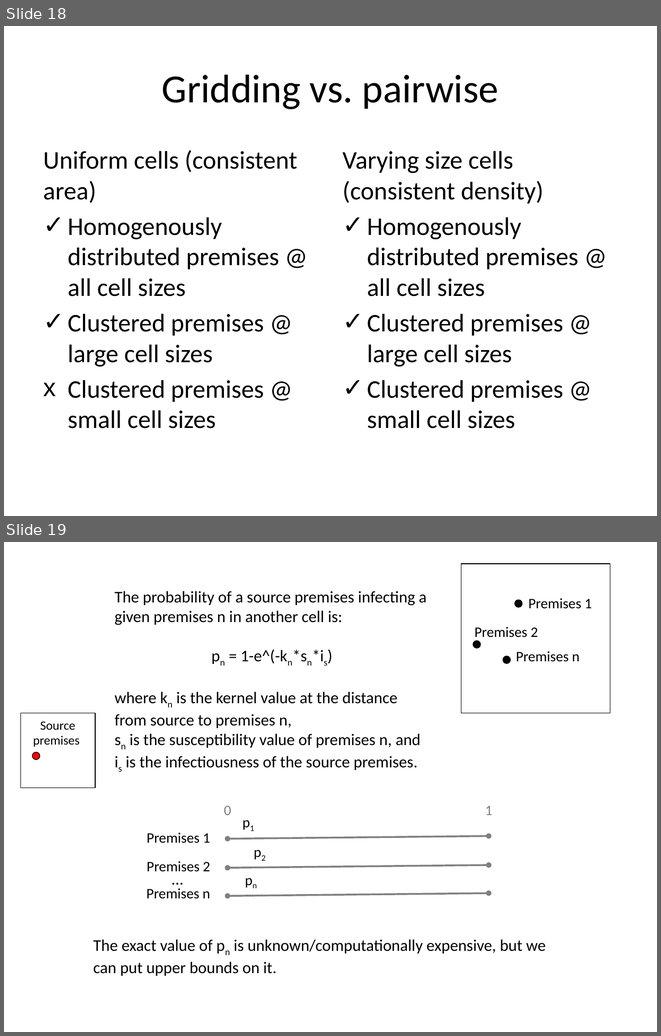
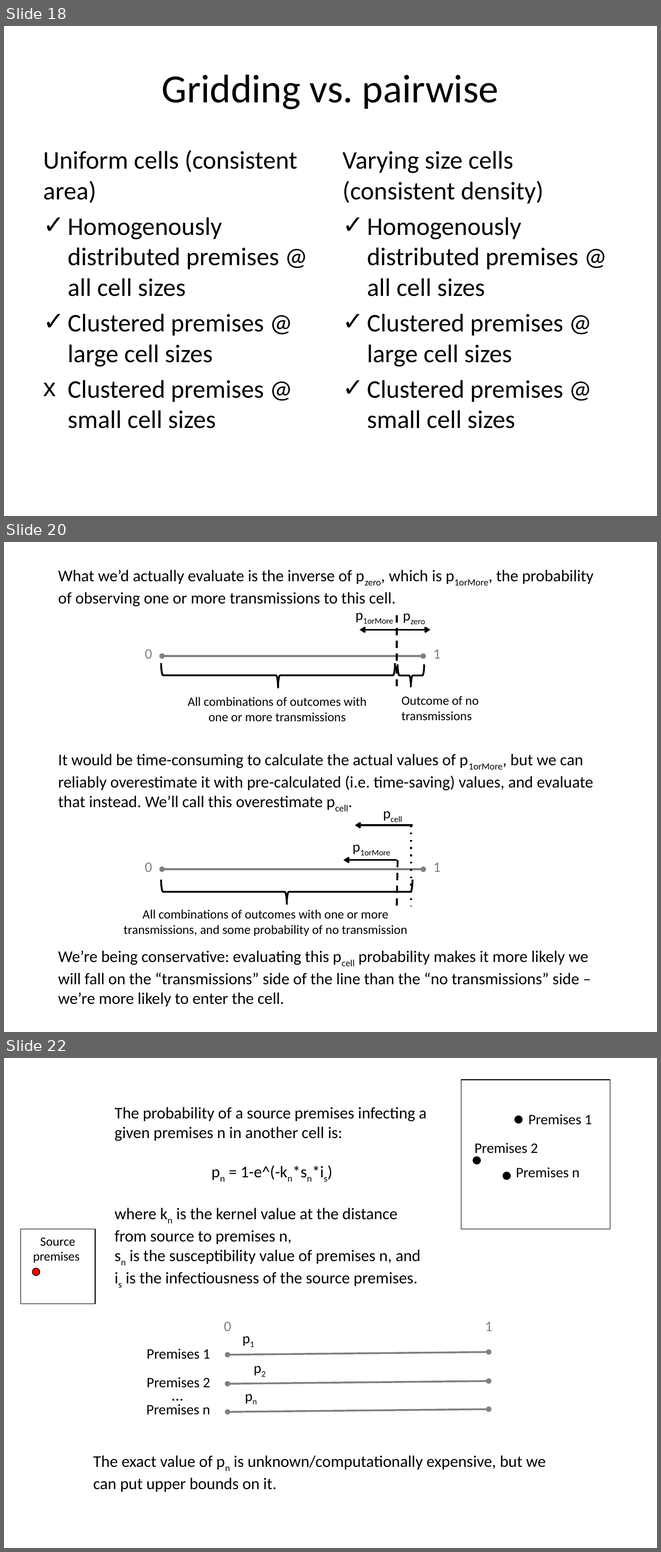
Before and after one commit to webblabb/usdosr, a slide deck: Schematics.pptx. Shown one above the other, each under a label of ours: slides 18 and 19 before the commit, slides 18, 20 and 22 after it; the slides between them are not shown. The pictures are 661x1036 and 661x1552 pixels, drawn with LibreOffice and Linux fonts; fonts in the diff are those of the drawing. Boxes give left, top, right and bottom in pixels: in the first picture for what was removed or moved away, otherwise in the second. Text is boxed around its words. In the diff, an @@ line names an element or a change of style, - is before the commit and + after.

```diff
--- a/Schematics.pptx
+++ b/Schematics.pptx
@@ slide 20 added at [4, 542, 657, 1032], background #FFFFFF @@
@@ text added at [58, 570, 593, 607], 18 pt, text #000000 @@
+What we’d actually evaluate is the inverse of pzero, which is p1orMore, the probability of observing one or more transmissions to this cell.
@@ group added at [145, 603, 478, 721]: 6 texts, 2 double arrows, 2 left braces, 1 line @@
+pzero
+0
+1
+p1orMore
+Outcome of no transmissions
+All combinations of outcomes with one or more transmissions
@@ text added at [58, 753, 593, 808], 18 pt, text #000000 @@
+It would be time-consuming to calculate the actual values of p1orMore, but we can reliably overestimate it with pre-calculated (i.e. time-saving) values, and evaluate that instead. We’ll call this overestimate pcell.
@@ group added at [145, 801, 441, 906]: 4 texts, 2 lines, 2 arrows, 1 double arrow @@
+0
+1
+p1orMore
+pcell
@@ left brace added at [161, 879, 413, 904], outline #000000 2 pt @@
@@ text added at [124, 909, 407, 936], 14 pt, text #000000 @@
+All combinations of outcomes with one or more transmissions, and some probability of no transmission
@@ text added at [58, 950, 588, 1006], 18 pt, text #000000 @@
+We’re being conservative: evaluating this pcell probability makes it more likely we will fall on the “transmissions” side of the line than the “no transmissions” side – we’re more likely to enter the cell.
@@ what was slide 19 is now slide 22 @@
```
Also in this commit, not shown: 8 slides changed, 2 other slides added, 9 other files.
